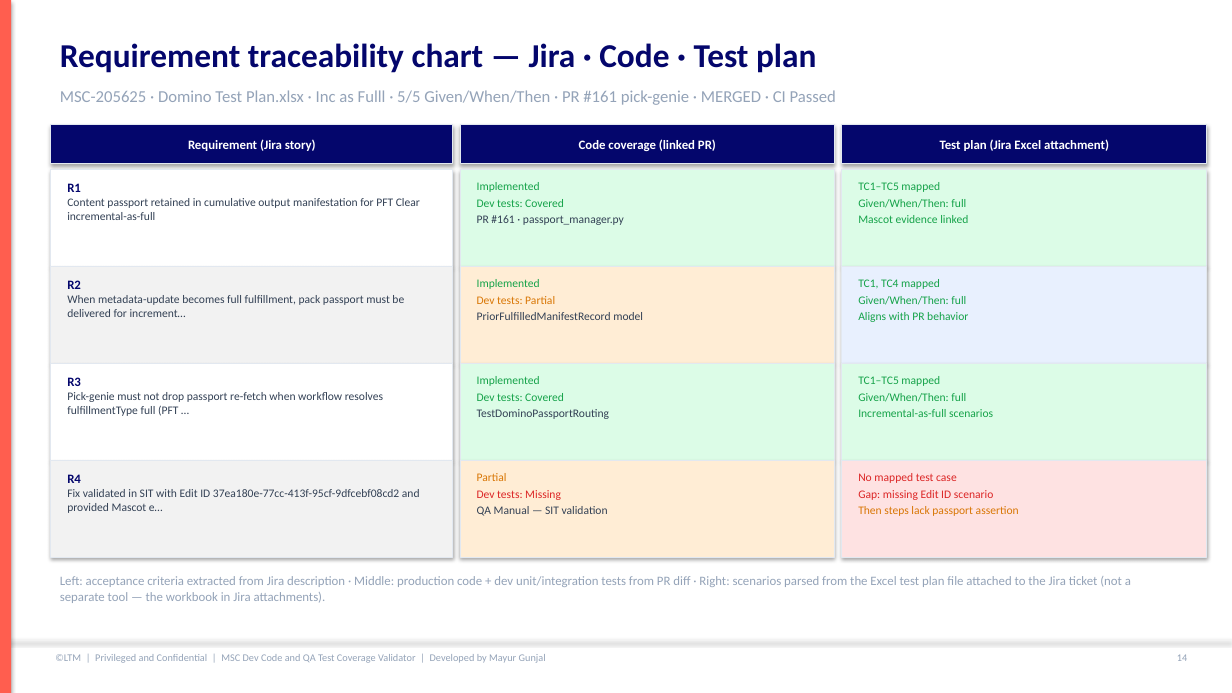
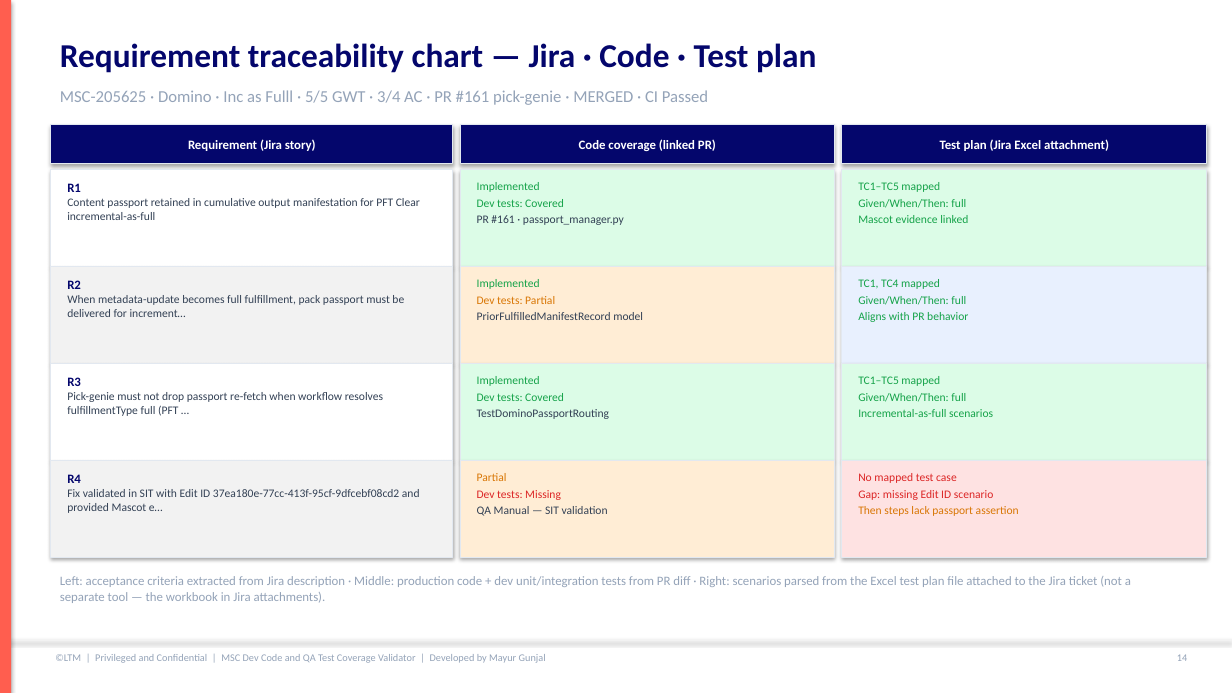
Before and after one commit to mgunjal11/pegasus-qa-agents-lab-copy, a slide deck: slide 15 of docs/MSC-Dev-Code-and-QA-Test-Coverage-Validator-Guide.pptx. Drawn at 1232x693 pixels with LibreOffice and Linux fonts; fonts in the diff are those of the drawing. Boxes give left, top, right and bottom in pixels: in the first picture for what was removed or moved away, otherwise in the second. Text is boxed around its words. In the diff, an @@ line names an element or a change of style, - is before the commit and + after.

```diff
--- a/docs/MSC-Dev-Code-and-QA-Test-Coverage-Validator-Guide.pptx
+++ b/docs/MSC-Dev-Code-and-QA-Test-Coverage-Validator-Guide.pptx
@@ text at (60,90,708,105): text changed @@
-MSC-205625 · Domino Test Plan.xlsx · Inc as Fulll · 5/5 Given/When/Then · PR #161 pick-genie · MERGED · CI Passed
+MSC-205625 · Domino · Inc as Fulll · 5/5 GWT · 3/4 AC · PR #161 pick-genie · MERGED · CI Passed
```
Also in this commit, not shown: 8 other slides changed, 1 slide added, 1 other file.
